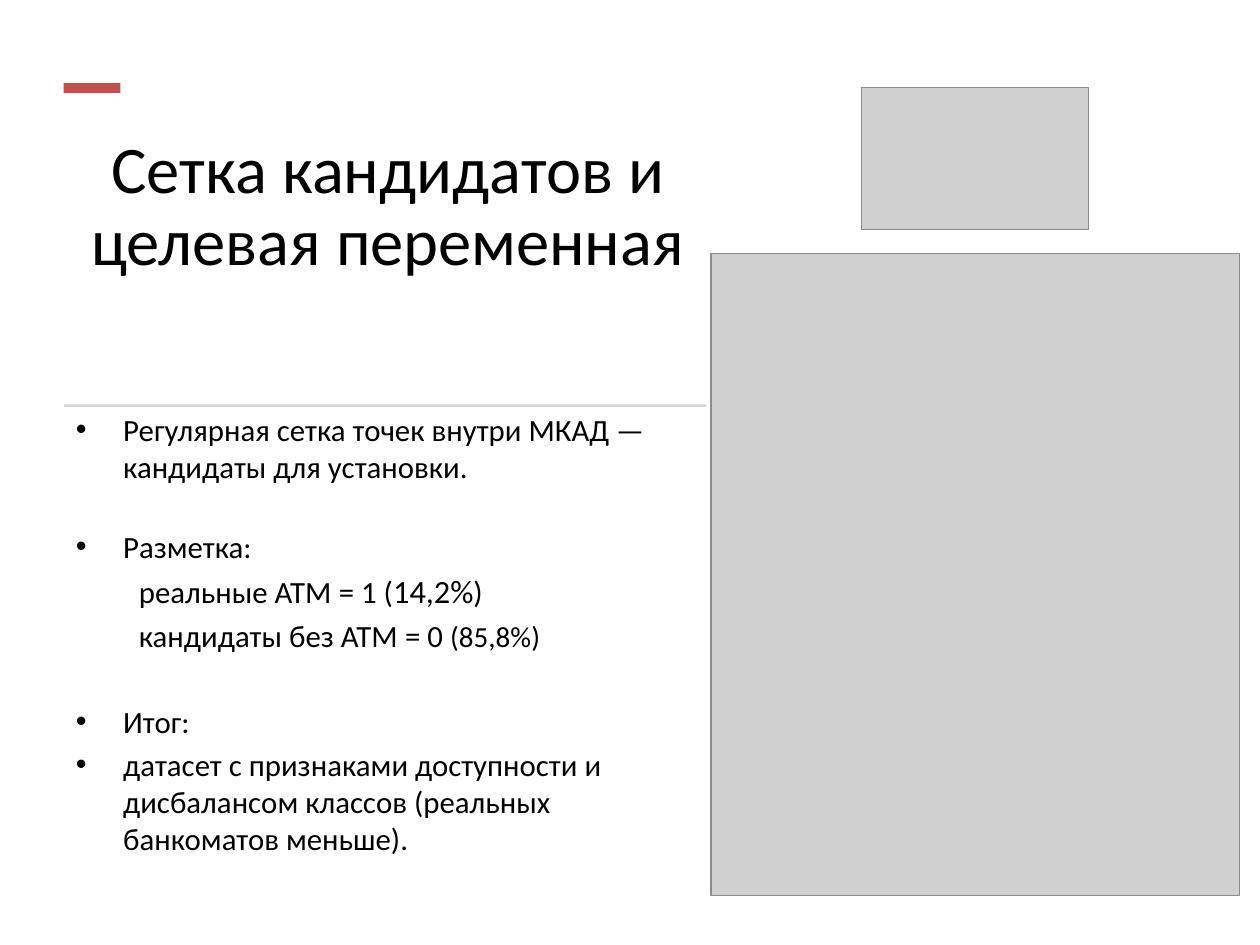
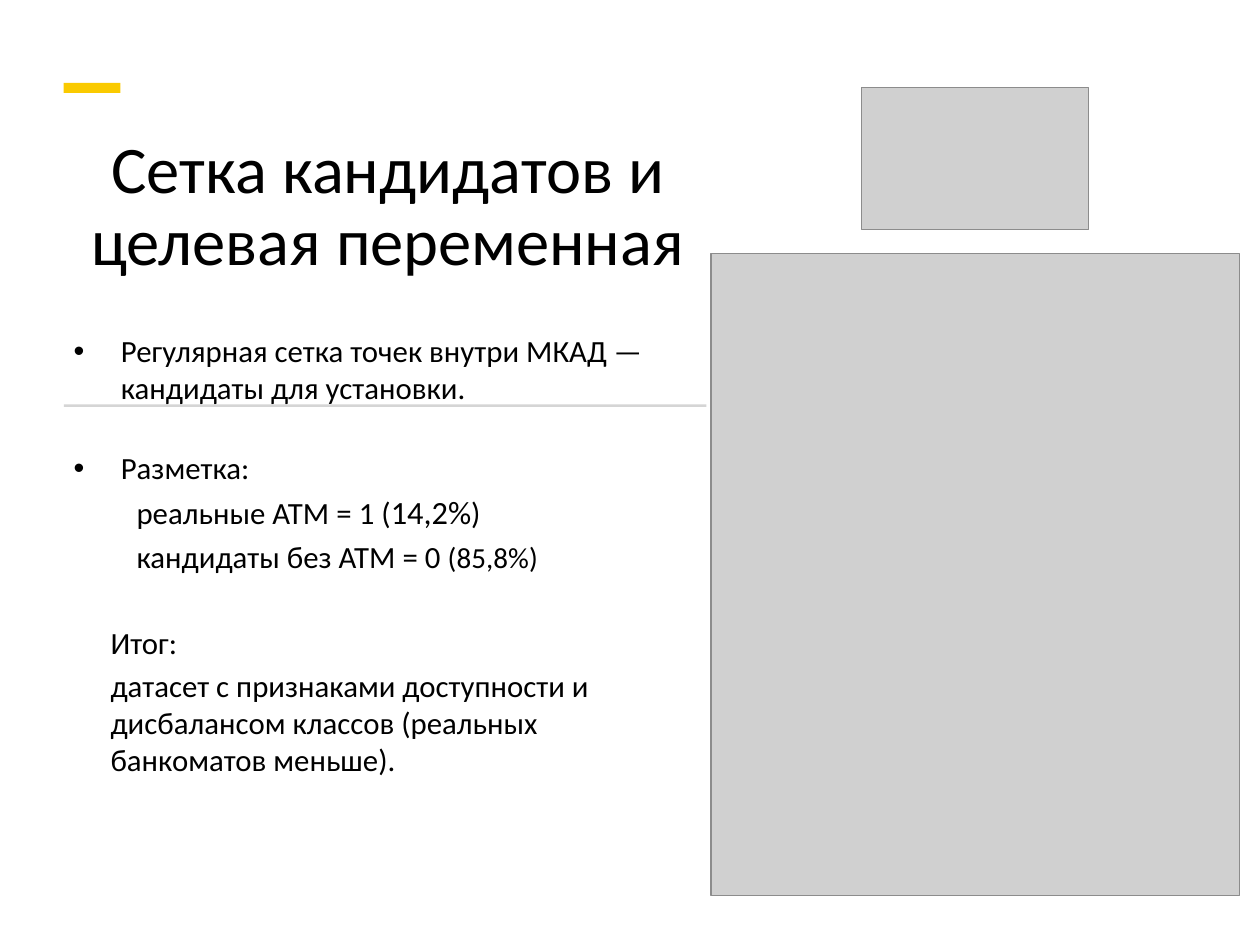
Before and after one commit to antgursky/final-project-atm-analysis, a slide deck: slide 8 of notebooks/Gursky_ATM.pptx. Drawn at 1260x945 pixels with LibreOffice and Linux fonts; fonts in the diff are those of the drawing; grey boxes stand for pictures; background and template pictures are left out. Boxes give left, top, right and bottom in pixels: in the first picture for what was removed or moved away, otherwise in the second. Text is boxed around its words. In the diff, an @@ line names an element or a change of style, - is before the commit and + after.

```diff
--- a/notebooks/Gursky_ATM.pptx
+++ b/notebooks/Gursky_ATM.pptx
@@ rectangle at (64,83,120,93): fill #C0504D to #FACA00 @@
@@ text "Регулярная сетка точек внутри МКАД ...": place and size @@
-text "Регулярная сетка точек внутри МКАД ..." at (123,421,610,818)
+text "Регулярная сетка точек внутри МКАД ..." at (111,342,607,775)
@@ text at (111,634,589,775): bullet • to none @@
```
Also in this commit, not shown: 16 other slides changed, 4 other files.
